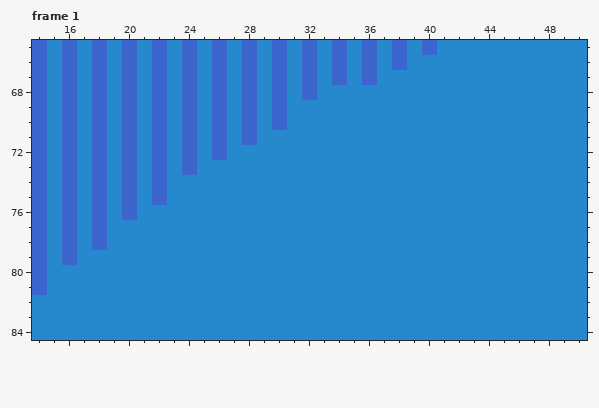
One commit to this pixel-art file: src/renderer/src/assets/images/mockup.aseprite. The picture above is the old version.
160x320 pixels, 1 frame. Colours within 5 levels of each other are drawn and written as one. Shown: frame 1: x 14..50, y 65..84. The commit also changed other frames or places, which this record leaves out.
After:
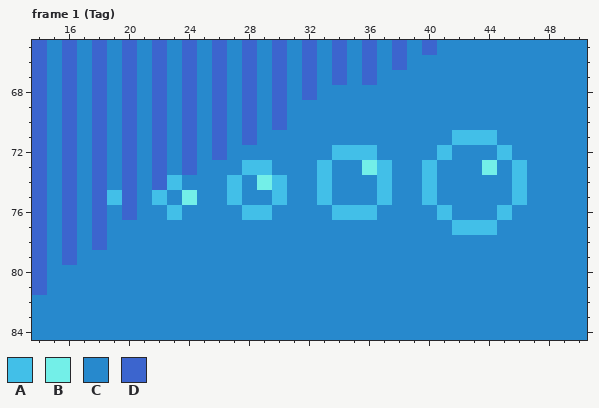
Palette (. is transparent): A #42bfe8  B #73efe8  C #2789cd  D #3c65ce
Edits made:
Frame 1 (Tag), layer "Layer 1":
The author changed colour C to colour A in row 71 at x 42 to 44; in row 72 at x 34 to 36, 41 and 45; in row 73 at x 28 to 29, 33, 37, 40 and 46; in row 74 at x 23, 27, 30, 33, 37, 40 and 46; in row 75 at x 19, 27, 30, 33, 37, 40 and 46; in row 76 at x 23, 28 to 29, 34 to 36, 41 and 45.
The author changed colour C to colour A in row 77 at x 42 to 44.
The author changed colour D to colour A in row 75 at x 22.
The author changed colour C to colour B in row 73 at x 36 and 44; in row 74 at x 29; in row 75 at x 24.
